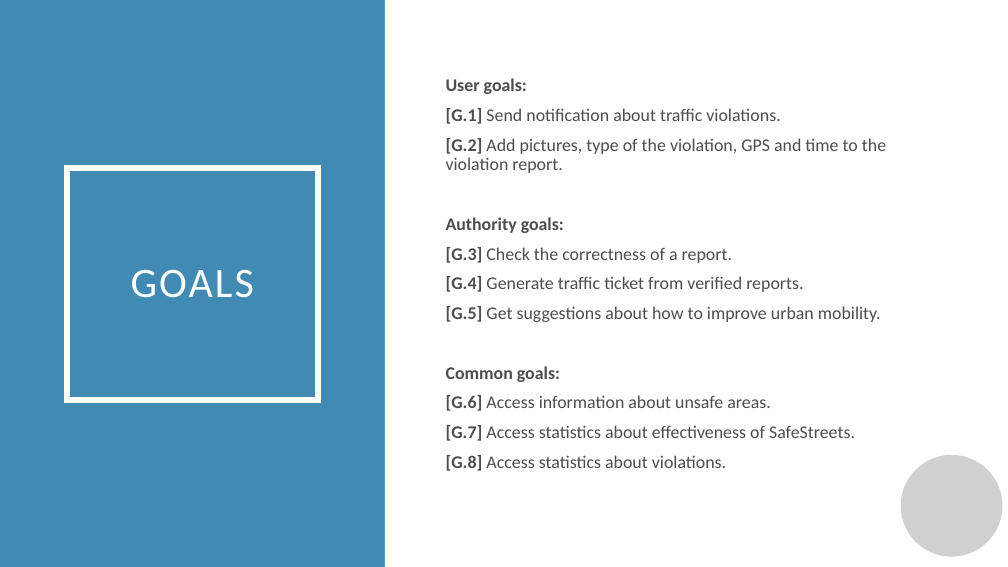
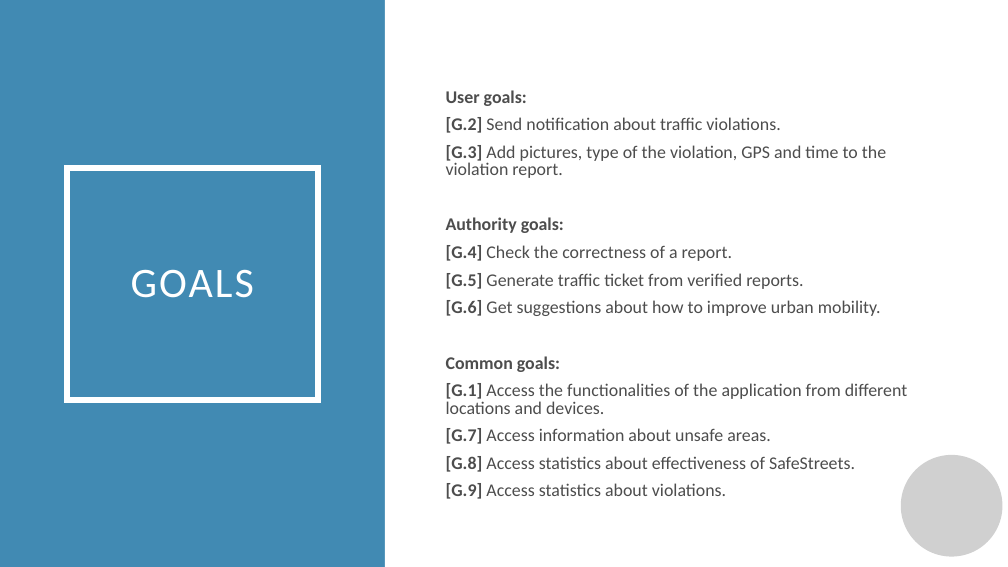
Before and after one commit to manuelsalamino/SoftwareEngineering2-Project, a slide deck: slide 2 of Presentazione standard3.pptx. Drawn at 1008x567 pixels with LibreOffice and Linux fonts; fonts in the diff are those of the drawing; grey boxes stand for pictures; background and template pictures are left out. Boxes give left, top, right and bottom in pixels: in the first picture for what was removed or moved away, otherwise in the second. Text is boxed around its words. In the diff, an @@ line names an element or a change of style, - is before the commit and + after.

```diff
--- a/Presentazione standard3.pptx
+++ b/Presentazione standard3.pptx
@@ text at [446,117,886,178]: text changed @@
-[G.1] Send notification about traffic violations.
-[G.2] Add pictures, type of the violation, GPS and time to the violation report.
+[G.2] Send notification about traffic violations.
+[G.3] Add pictures, type of the violation, GPS and time to the violation report.
@@ text at [446,90,564,372]: line spacing 0.9 to 0.8 @@
@@ text at [446,245,881,316]: text changed @@
-[G.3] Check the correctness of a report.
-[G.4] Generate traffic ticket from verified reports.
-[G.5] Get suggestions about how to improve urban mobility.
+[G.4] Check the correctness of a report.
+[G.5] Generate traffic ticket from verified reports.
+[G.6] Get suggestions about how to improve urban mobility.
@@ text at [446,383,907,499]: text changed @@
-[G.6] Access information about unsafe areas.
-[G.7] Access statistics about effectiveness of SafeStreets.
-[G.8] Access statistics about violations.
+[G.1] Access the functionalities of the application from different locations and devices.
+[G.7] Access information about unsafe areas.
+[G.8] Access statistics about effectiveness of SafeStreets.
+[G.9] Access statistics about violations.
```
Also in this commit, not shown: 4 other slides changed, 4 slides added, 1 slide removed.
